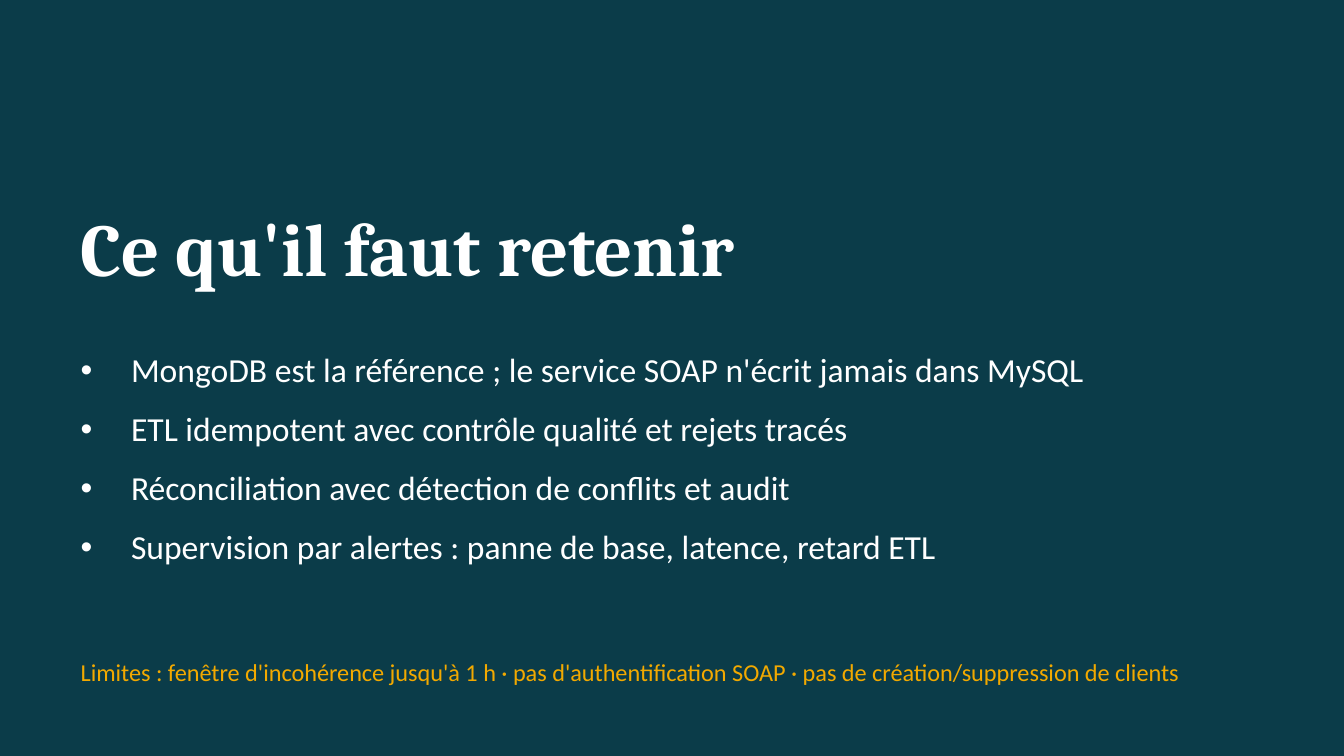
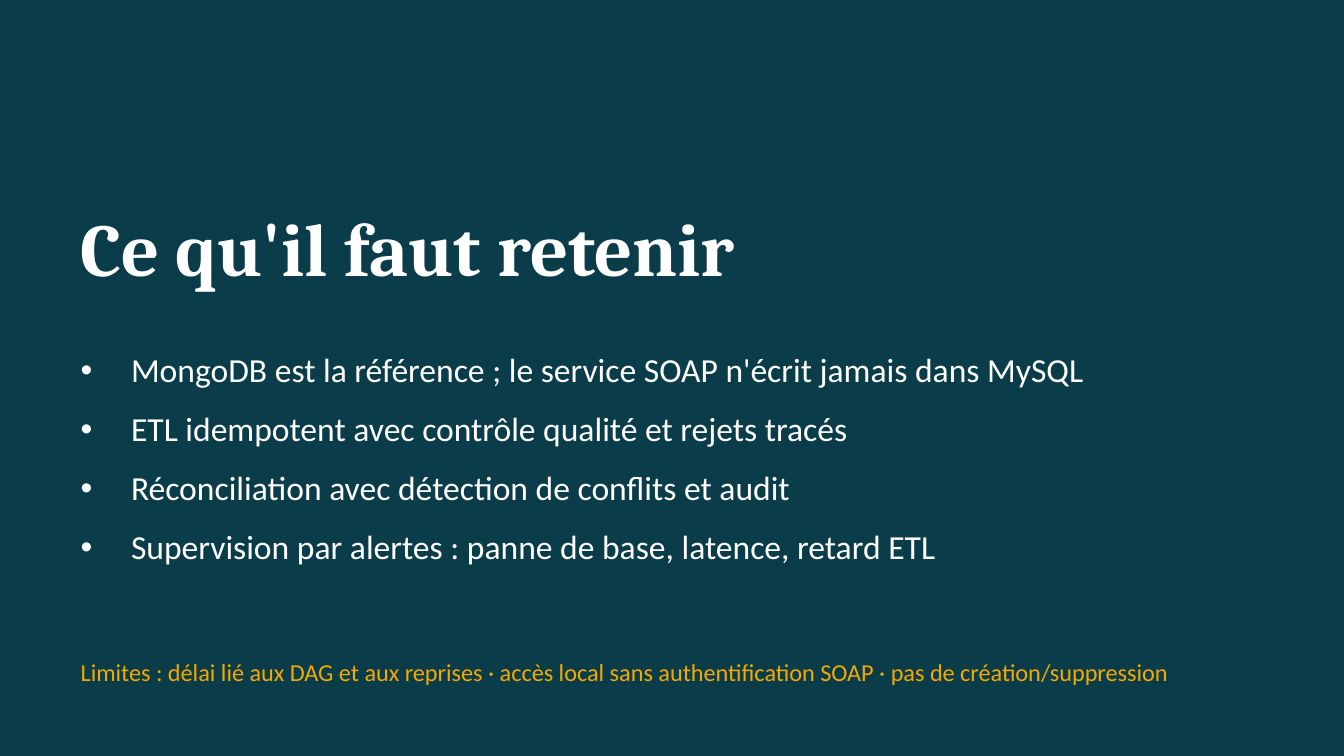
Before and after one commit to gildaskoanda/soap-clients-groupe5-si, a slide deck: slide 13 of presentation/PRESENTATION_SOAP_CLIENTS.pptx. Drawn at 1344x756 pixels with LibreOffice and Linux fonts; fonts in the diff are those of the drawing. Boxes give left, top, right and bottom in pixels: in the first picture for what was removed or moved away, otherwise in the second. Text is boxed around its words. In the diff, an @@ line names an element or a change of style, - is before the commit and + after.

Commit message:
feat(soap) complete and validate group 5 delivery
Document the SOAP contract, validation rules and reconciliation strategy.
Protect SOAP-owned records from stale imports and concurrent updates.
Correct Airflow discovery, local container settings and secret handling.
Update the vulnerable Symfony Mime dependency without broad upgrades.
Add real Zabbix checks and a controlled outage verification scenario.
Record 33 unit tests, 23 SOAP tests, 27 pipeline checks and 9 Zabbix checks.
Update the group presentation with member names and verified results.

```diff
--- a/presentation/PRESENTATION_SOAP_CLIENTS.pptx
+++ b/presentation/PRESENTATION_SOAP_CLIENTS.pptx
@@ text at (x1=81, y1=664, x2=1167, y2=685): text changed @@
-Limites : fenêtre d'incohérence jusqu'à 1 h · pas d'authentification SOAP · pas de création/suppression de clients
+Limites : délai lié aux DAG et aux reprises · accès local sans authentification SOAP · pas de création/suppression
```
Also in this commit, not shown: 7 other slides changed, 1 slide added, 1 slide removed, 33 other files.
